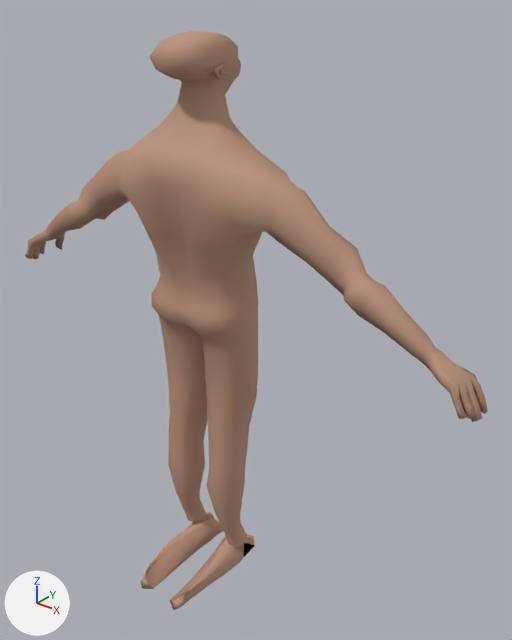
One commit to the glTF model native/assets/performer/human_performer.glb: the scene before it, then after it.
Both versions are drawn from a 50 mm camera at (1.333, -1.426, 1.878) aimed at (0.102, 0.113, 0.924). Arrows for +X, +Y and +Z are at lower left; the lights stay in place. The first picture is the older version. Vertices at exactly the same position are counted once.

In view in the first picture: 'HumanPerformerMesh'.
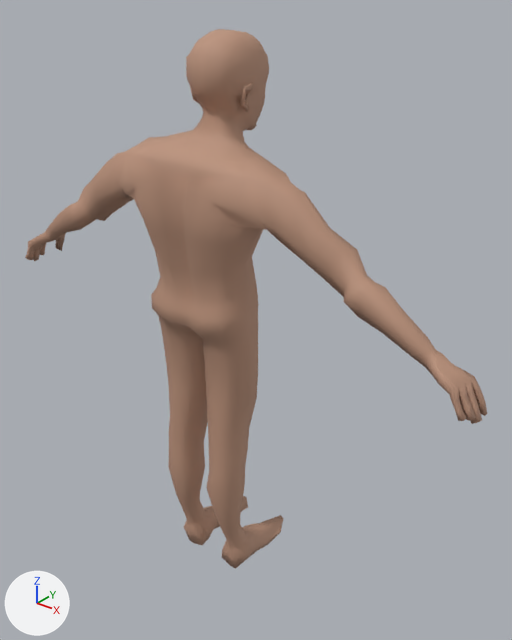
Where the change shows, as pixel boxes [x1, y1, x2, y2] in the pictures (512 x 640 px; the box of a moved part takes in the faces that stretch with it):
'HumanPerformerMesh', recoloured, reshaped (7% shorter)
    before: [25, 31, 488, 610]
    after: [25, 29, 488, 569]
part 1 of me_humanperformer, moved or reshaped
    before: [118, 31, 286, 276]
    after: [119, 29, 286, 275]
part 2 of me_humanperformer, moved or reshaped
    before: [141, 327, 258, 610]
    after: [161, 329, 284, 569]

Edits to the bpy script that builds the scene:
```text
Change mat_skin_medium:
    where n0 = _N.new('ShaderNodeBsdfPrincipled'); n0.name = 'Principled BSDF'
    remove n0.inputs[0].default_value = (0.5, 0.29, 0.2, 1.0)  # 'Base Color', beige #bc937c
    add n2 = _N.new('ShaderNodeMix'); n2.name = 'Mix'
    add n2.data_type = 'RGBA'
    add n2.blend_type = 'MULTIPLY'
    add n2.inputs[0].default_value = 1.0  # 'Factor'
    add n2.inputs[7].default_value = (0.5, 0.29, 0.2, 1.0)  # 'B', beige #bc937c
    add n3 = _N.new('ShaderNodeVertexColor'); n3.name = 'Color Attribute'
    add _L.new(n2.outputs[2], n0.inputs[0])  # 'Result' to 'Base Color'
    add _L.new(n3.outputs[0], n2.inputs[6])  # 'Color' to 'A'
Change me_humanperformer:
    used by ob_humanperformermesh; location = (0.0, 0.0, 0.0)
    remove me_humanperformer.from_pydata(...)  # 1973 vertices, 3878 faces; spans x -0.87..0.87, y -0.28..0.15, z 0.0..1.75
    add me_humanperformer.from_pydata(...)  # 1973 vertices, 3878 faces; spans x -0.87..0.87, y -0.12..0.29, z 0.0..1.75
    me_humanperformer part 1: 777 of 1973 vertices moved; they spanned x -0.27..0.27, y -0.14..0.15, z 1.15..1.75 and now span x -0.27..0.27, y -0.12..0.26, z 1.15..1.75; mean shift (0.0, 0.09, -0.07); largest move (0.0, 0.15, 1.64) -> (0.0, 0.22, 1.48)
    me_humanperformer part 2: 328 of 1973 vertices moved; they spanned x -0.17..0.17, y -0.28..0.1, z 0.0..0.86 and now span x -0.17..0.17, y -0.09..0.29, z 0.0..0.86; mean shift (0.0, 0.06, -0.01); largest move (0.07, -0.28, 0.01) -> (0.08, 0.29, 0.03)
    me_humanperformer part 3: vertex colours changed
    other edits to the shape of me_humanperformer do not show in these pictures
```
